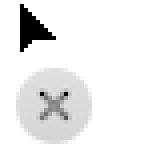
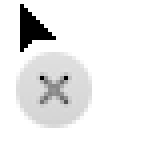
Layer changes from the first 168×168 image to the second:
painted on "Close" over [16, 52, 92, 144]
